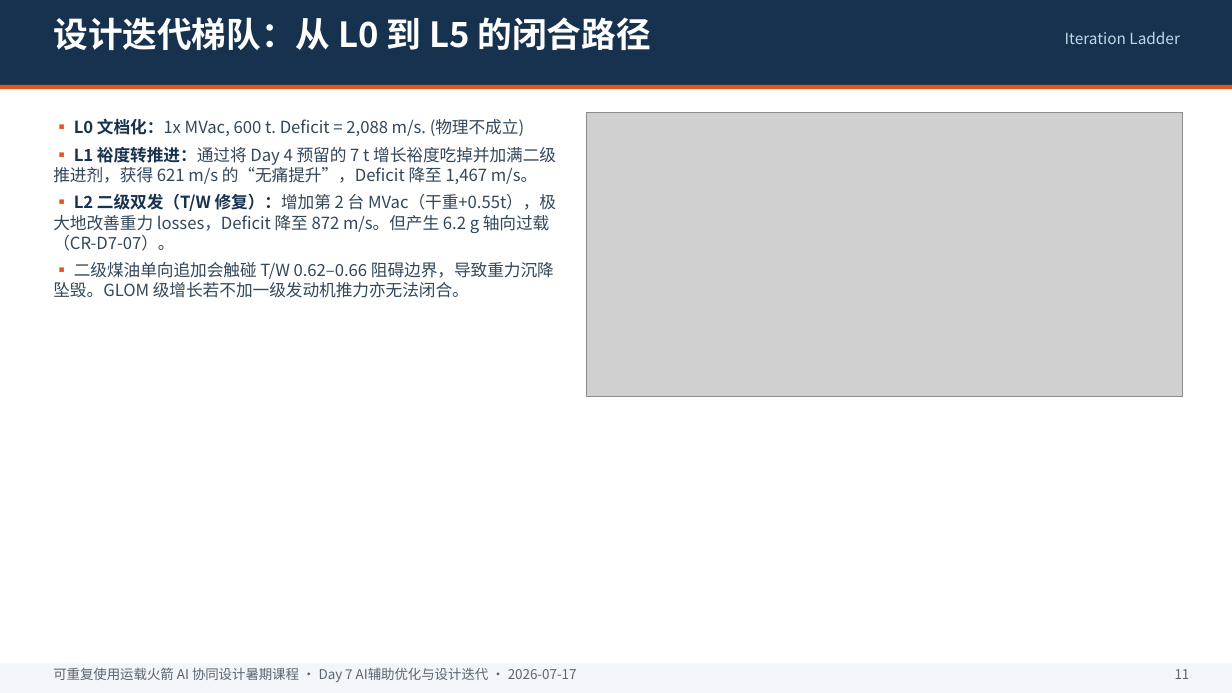
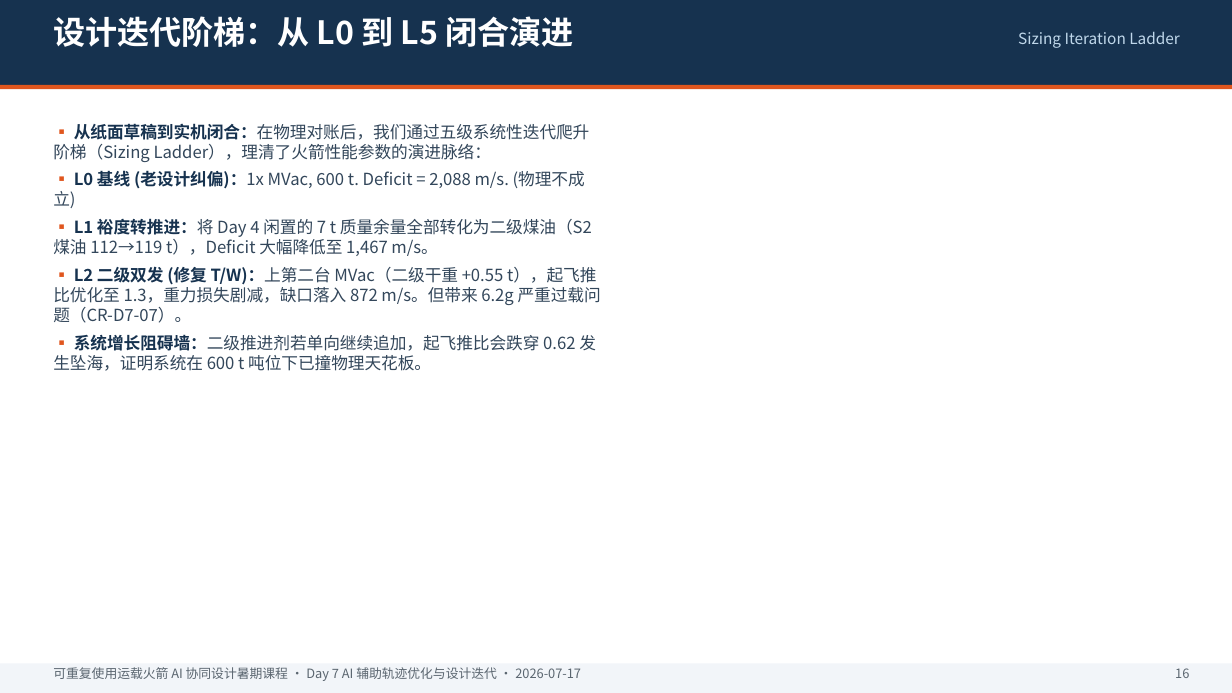
Before and after one commit to irev88/rocket, a slide deck: slide 17 of Day7_AI_辅助优化_设计迭代.pptx (slide 12 before the commit). Drawn at 1232x693 pixels with LibreOffice and Linux fonts; fonts in the diff are those of the drawing; grey boxes stand for pictures. Boxes give left, top, right and bottom in pixels: in the first picture for what was removed or moved away, otherwise in the second. Text is boxed around its words. In the diff, an @@ line names an element or a change of style, - is before the commit and + after.

```diff
--- a/Day7_AI_辅助优化_设计迭代.pptx
+++ b/Day7_AI_辅助优化_设计迭代.pptx
@@ text at (53, 16, 574, 47): text changed; size 27 to 25 pt @@
-设计迭代梯队：从 L0 到 L5 的闭合路径
+设计迭代阶梯：从 L0 到 L5 闭合演进
@@ text at (1018, 31, 1180, 48): text changed @@
-Iteration Ladder
+Sizing Iteration Ladder
@@ picture removed at (587, 113, 1183, 396) @@
@@ text at (53, 123, 601, 371): text changed @@
-▪ L0 文档化：1x MVac, 600 t. Deficit = 2,088 m/s. (物理不成立)
-▪ L1 裕度转推进：通过将 Day 4 预留的 7 t 增长裕度吃掉并加满二级推进剂，获得 621 m/s 的“无痛提升”，Deficit 降至 1,467 m/s。
-▪ L2 二级双发（T/W 修复）：增加第 2 台 MVac（干重+0.55t），极大地改善重力 losses，Deficit 降至 872 m/s。但产生 6.2 g 轴向过载（CR-D7-07）。
-▪ 二级煤油单向追加会触碰 T/W 0.62–0.66 阻碍边界，导致重力沉降坠毁。GLOM 级增长若不加一级发动机推力亦无法闭合。
+▪ 从纸面草稿到实机闭合：在物理对账后，我们通过五级系统性迭代爬升阶梯（Sizing Ladder），理清了火箭性能参数的演进脉络：
+▪ L0 基线 (老设计纠偏)：1x MVac, 600 t. Deficit = 2,088 m/s. (物理不成立)
+▪ L1 裕度转推进：将 Day 4 闲置的 7 t 质量余量全部转化为二级煤油（S2 煤油 112→119 t），Deficit 大幅降低至 1,467 m/s。
+▪ L2 二级双发 (修复 T/W)：上第二台 MVac（二级干重 +0.55 t），起飞推比优化至 1.3，重力损失剧减，缺口落入 872 m/s。但带来 6.2g 严重过载问题（CR-D7-07）。
+▪ 系统增长阻碍墙：二级推进剂若单向继续追加，起飞推比会跌穿 0.62 发生坠海，证明系统在 600 t 吨位下已撞物理天花板。
@@ text at (53, 667, 581, 681): text changed; size 10.5 to 10 pt @@
-可重复使用运载火箭 AI 协同设计暑期课程 · Day 7 AI辅助优化与设计迭代 · 2026-07-17
+可重复使用运载火箭 AI 协同设计暑期课程 · Day 7 AI 辅助轨迹优化与设计迭代 · 2026-07-17
@@ text at (1175, 668, 1189, 678): text changed; size 10.5 to 10 pt @@
-11
+16
```
Also in this commit, not shown: 14 other slides changed, 5 slides added, 3 other files.
